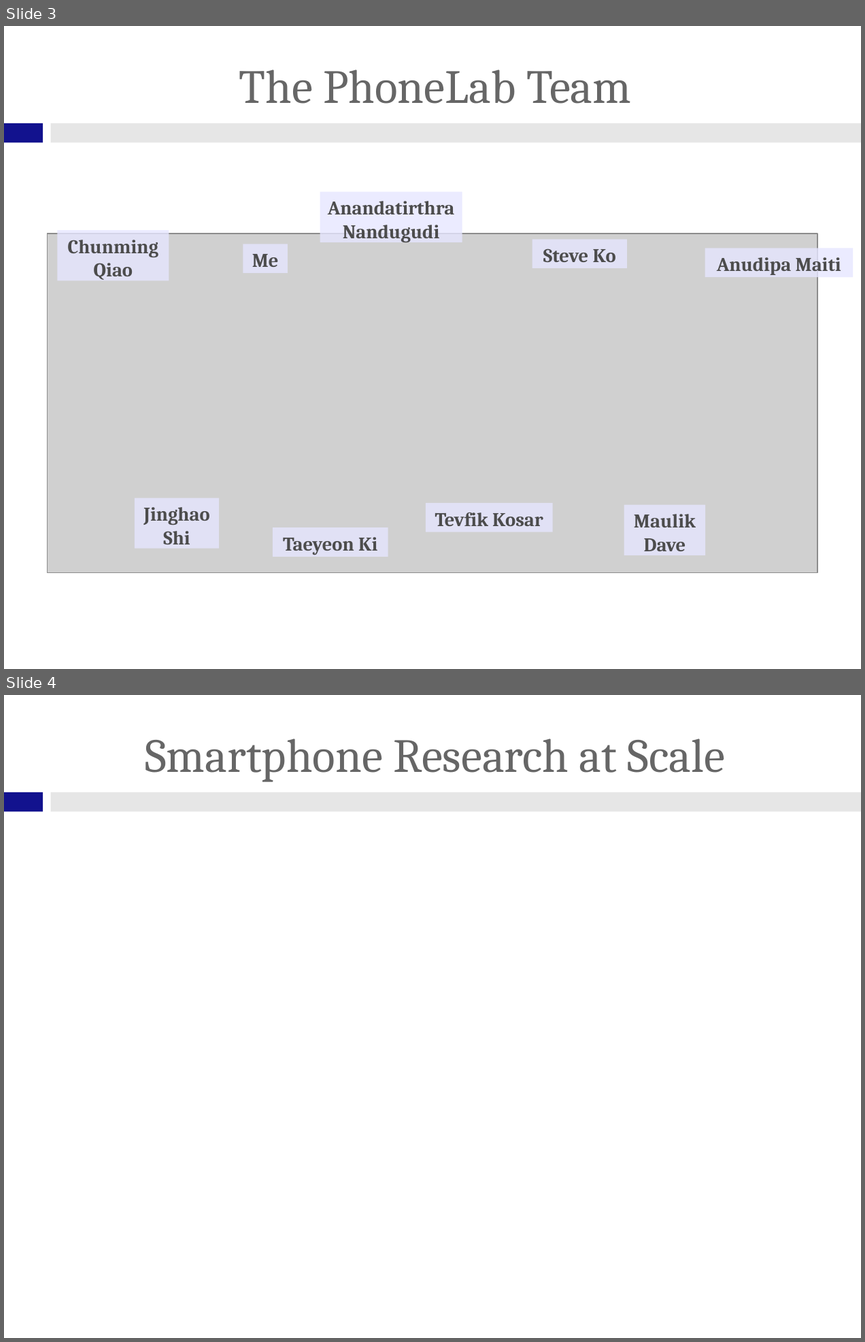
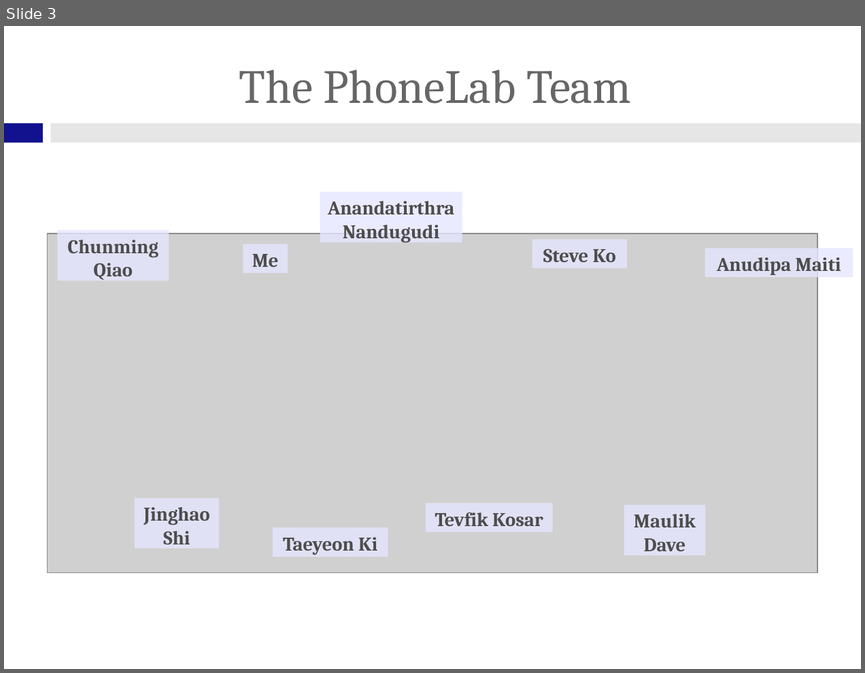
Before and after one commit to gchallen/talks.sensemine2013-phonelab, a slide deck: talk.odp. Shown one above the other, each under a label of ours: slides 3 and 4 before the commit, slide 3 after it. The pictures are 865x1342 and 865x673 pixels, drawn with LibreOffice and Linux fonts; fonts in the diff are those of the drawing; grey boxes stand for pictures; background and template pictures are left out. Boxes give left, top, right and bottom in pixels: in the first picture for what was removed or moved away, otherwise in the second. Text is boxed around its words. In the diff, an @@ line names an element or a change of style, - is before the commit and + after.

```diff
--- a/talk.odp
+++ b/talk.odp
@@ slide 4 removed at [4,695,861,1338], background #FFFFFF; not listed: 2 template elements that a slide beside it also shows @@
@@ title removed at [145,739,725,782] @@
-Smartphone Research at Scale
```
Also in this commit, not shown: 5 slides added, 8 other files.
